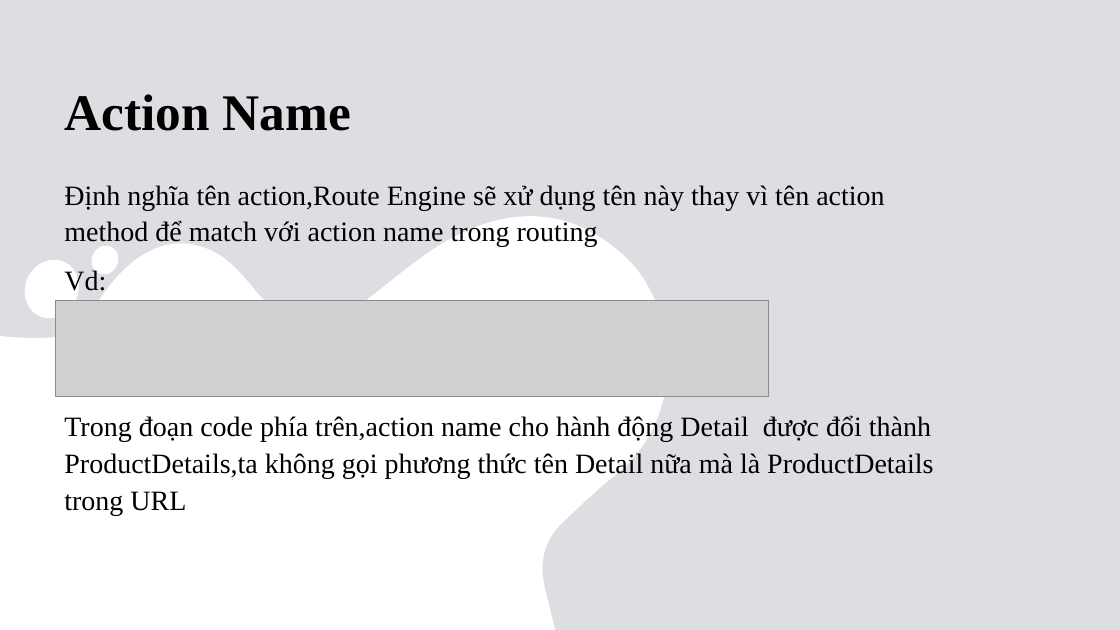
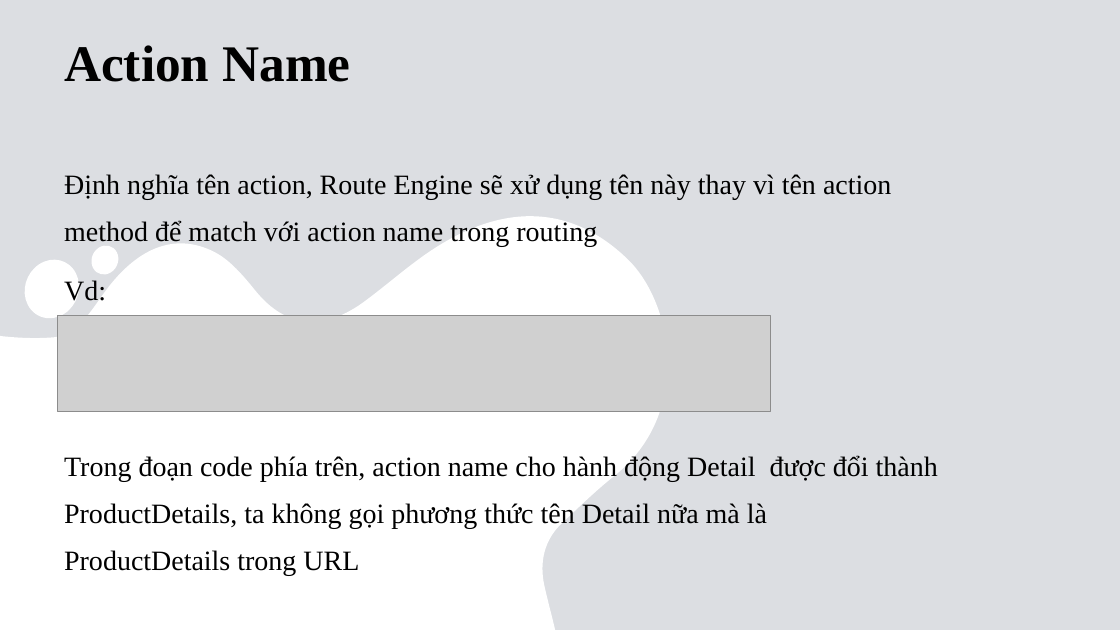
Before and after one commit to ngocson1603/khoaluanword, a slide deck: slide 63 of thuctapword/Báo cáo.pptx. Drawn at 1120x630 pixels with LibreOffice and Linux fonts; fonts in the diff are those of the drawing; grey boxes stand for pictures. Boxes give left, top, right and bottom in pixels: in the first picture for what was removed or moved away, otherwise in the second. Text is boxed around its words. In the diff, an @@ line names an element or a change of style, - is before the commit and + after.

```diff
--- a/thuctapword/Báo cáo.pptx
+++ b/thuctapword/Báo cáo.pptx
@@ title "Action Name": place and size @@
-title "Action Name" at <box>64,94,351,131</box>
+title "Action Name" at <box>64,45,350,82</box>
@@ text "Định nghĩa tên action, Route ...": place and size @@
-text "Định nghĩa tên action, Route ..." at <box>64,185,933,515</box>
+text "Định nghĩa tên action, Route ..." at <box>64,174,938,575</box>
@@ text at <box>64,174,891,247</box>: text changed @@
-Định nghĩa tên action,Route Engine sẽ xử dụng tên này thay vì tên action method để match với action name trong routing
+Định nghĩa tên action, Route Engine sẽ xử dụng tên này thay vì tên action method để match với action name trong routing
@@ text at <box>64,280,106,301</box>: line spacing 1.1 to 1.4 @@
@@ picture: place and size @@
-picture at <box>55,301,769,397</box>
+picture at <box>57,315,770,412</box>
@@ text at <box>64,455,938,575</box>: text changed @@
-Trong đoạn code phía trên,action name cho hành động Detail được đổi thành ProductDetails,ta không gọi phương thức tên Detail nữa mà là ProductDetails trong URL
+Trong đoạn code phía trên, action name cho hành động Detail được đổi thành ProductDetails, ta không gọi phương thức tên Detail nữa mà là ProductDetails trong URL
```
Also in this commit, not shown: 34 other slides changed, 2 other files.
